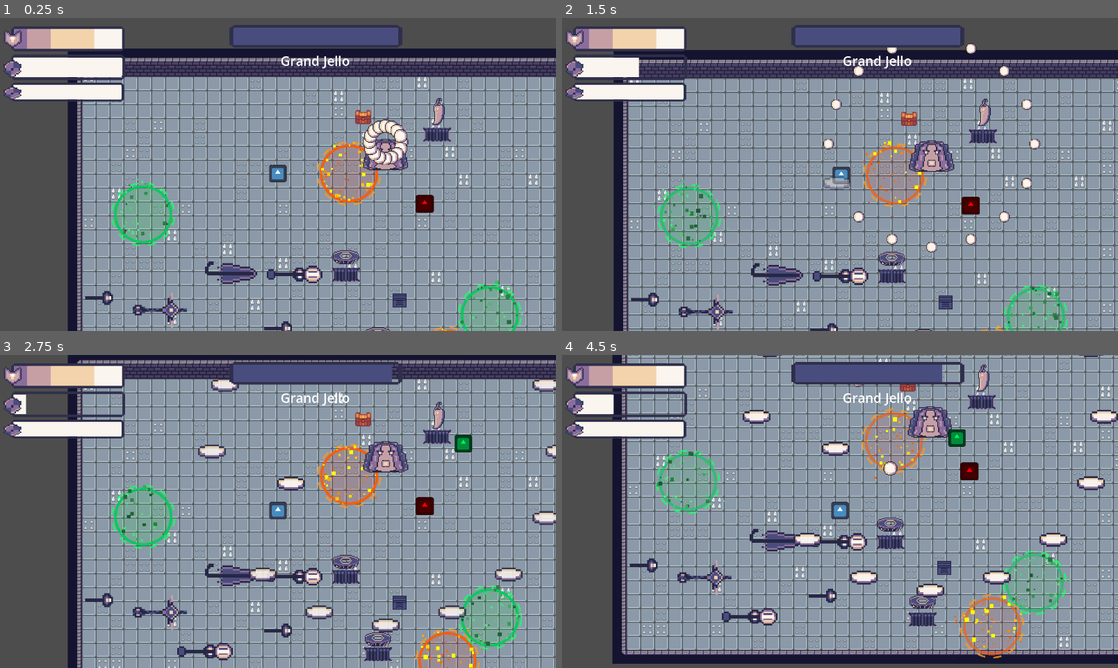
Above: before the commit, frames 1-4 (two rows, left to right).
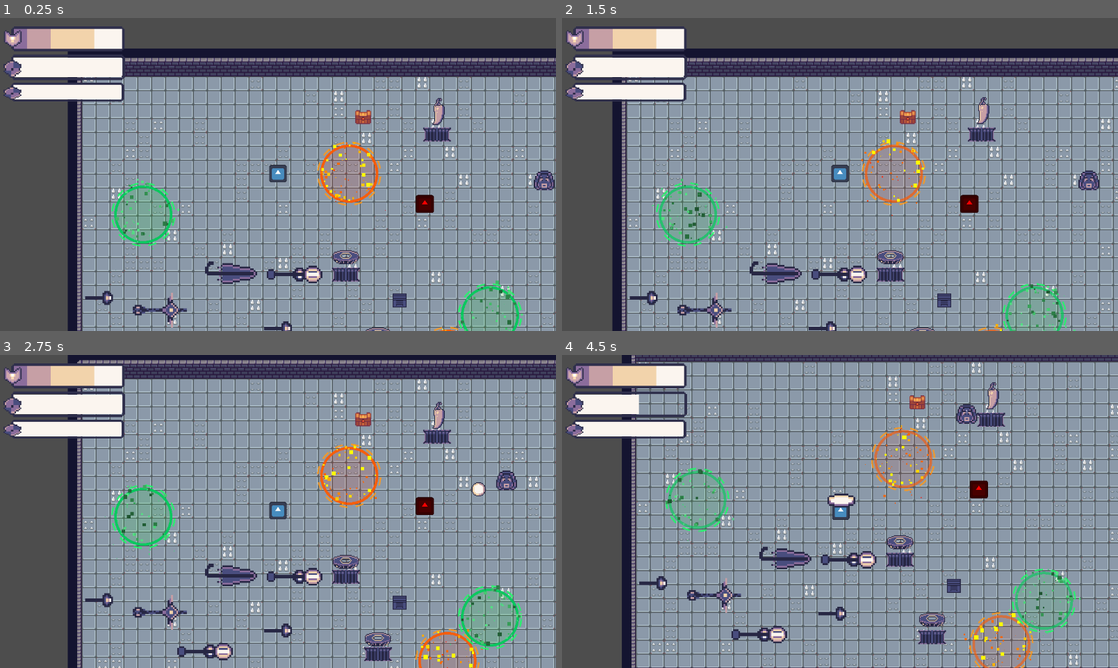
Above: after the commit, the same moments.

Repository: chabsseu/Stauffs-and-Magic
Game: Godot game, scene res://Scenes/Floors/test_world.tscn
Same seed, same stepped clock (60 frames per second), same inputs: the game is played once before the commit and once after it. The engine's default icon, where the game draws it, is replaced by a stand-in: a white triangle on a blue panel in a dark square.
Inputs (mouse positions are in pixels of both pictures, inside the frame that each line leads up to):
- Up to frame 1 (0.25 s): no input
- Up to frame 2 (1.5 s): move the mouse to (962, 158) at 0.52 s; tap A (A) at 0.6 s; tap D (D) at 0.8, 1.35 s; move the mouse to (728, 190) at 1.27 s
- Up to frame 3 (2.75 s): tap S (S) at 1.55, 2.1 s; move the mouse to (333, 442) at 2.02 s; tap A (A) at 2.3 s
- Up to frame 4 (4.5 s): move the mouse to (812, 574) at 2.77 s; tap A (A) at 2.85 s; tap D (D) at 3.05, 3.6 s; move the mouse to (1006, 558) at 3.52 s; tap S (S) at 3.8, 4.35 s; move the mouse to (673, 464) at 4.27 s

The runs differ from the first frame. In frame 1, 4.1% of the frame differs, in the area x 20-100%, y 2-100%; in frame 2, 39%; in frame 3, 6.2%; in frame 4, 52%, in the area x 9-100%, y 0-100%.

Commit message:
added a slime sprite

Diff:
--- a/Scenes/Enemies/slime.tscn
+++ b/Scenes/Enemies/slime.tscn
@@ -1,14 +1,15 @@
 [gd_scene format=3 uid="uid://cb0kyqifl5o74"]
 
-[ext_resource type="Texture2D" uid="uid://ctgav05ifthty" path="res://icon.svg" id="1_c2nj3"]
 [ext_resource type="Script" uid="uid://bxhse0qjf3wow" path="res://Scripts/Enemies/slime.gd" id="1_pm37t"]
 [ext_resource type="PackedScene" uid="uid://cewdwtydlg58v" path="res://Scenes/Enemies/e_bullet.tscn" id="2_4lx4x"]
 [ext_resource type="PackedScene" uid="uid://djc871ia27m0" path="res://Scenes/UI/pop_up_daamge.tscn" id="3_6kvin"]
 [ext_resource type="PackedScene" uid="uid://b0o4iyyp7ovo2" path="res://Scenes/Map/mana_drop.tscn" id="4_hm6tv"]
 [ext_resource type="PackedScene" uid="uid://dw6vigp0l5qhu" path="res://Scenes/Map/coin.tscn" id="5_16kjp"]
 [ext_resource type="PackedScene" uid="uid://cdxjvk5hlsvah" path="res://Scenes/Map/food.tscn" id="6_vvc4l"]
+[ext_resource type="Texture2D" uid="uid://dujek1sve5uhb" path="res://Assets/Enemies/jello/jello.png" id="7_16kjp"]
 
-[sub_resource type="RectangleShape2D" id="RectangleShape2D_pm37t"]
+[sub_resource type="CircleShape2D" id="CircleShape2D_vvc4l"]
+radius = 12.0415945
 
 [sub_resource type="CircleShape2D" id="CircleShape2D_4lx4x"]
 radius = 596.23236
@@ -26,15 +27,15 @@
 food_drop_chance = 0.25
 
 [node name="Sprite2D" type="Sprite2D" parent="." unique_id=1028098174]
-self_modulate = Color(0, 1, 0.32156864, 1)
 position = Vector2(4.7683716e-07, 4.7683716e-07)
-scale = Vector2(0.15624999, 0.15625)
-texture = ExtResource("1_c2nj3")
+scale = Vector2(1.5, 1.5)
+texture = ExtResource("7_16kjp")
 
 [node name="CollisionShape2D" type="CollisionShape2D" parent="." unique_id=1038725802]
-shape = SubResource("RectangleShape2D_pm37t")
+shape = SubResource("CircleShape2D_vvc4l")
 
 [node name="ShootingArea" type="Area2D" parent="." unique_id=713581484]
+visible = false
 
 [node name="CollisionShape2D" type="CollisionShape2D" parent="ShootingArea" unique_id=302685817]
 shape = SubResource("CircleShape2D_4lx4x")
--- a/Scenes/Floors/test_world.tscn
+++ b/Scenes/Floors/test_world.tscn
@@ -13,7 +13,7 @@
 [ext_resource type="PackedScene" uid="uid://dkxxs5v05i6p4" path="res://Scenes/Map/attack_statue.tscn" id="12_m1klf"]
 [ext_resource type="PackedScene" uid="uid://dasja8vhvm4ig" path="res://Scenes/Floors/poison_box.tscn" id="12_ncuxn"]
 [ext_resource type="PackedScene" uid="uid://bibfcnoieqx4k" path="res://Scenes/Floors/firebox.tscn" id="13_m1klf"]
-[ext_resource type="PackedScene" uid="uid://des416ak1l8jm" path="res://Scenes/Enemies/Boss/grand_gello.tscn" id="14_r2tgc"]
+[ext_resource type="PackedScene" uid="uid://cb0kyqifl5o74" path="res://Scenes/Enemies/slime.tscn" id="14_r2tgc"]
 
 [sub_resource type="TileSetAtlasSource" id="TileSetAtlasSource_2yfla"]
 texture = ExtResource("1_3sc00")
@@ -241,5 +241,5 @@
 [node name="Firebox" parent="." unique_id=466292538 instance=ExtResource("13_m1klf")]
 position = Vector2(421, 341)
 
-[node name="GrandGello" parent="." unique_id=1408162063 instance=ExtResource("14_r2tgc")]
-position = Vector2(350, 92)
+[node name="slime" parent="." unique_id=1706528063 instance=ExtResource("14_r2tgc")]
+position = Vector2(531, 134)
Binary file added: Assets/Enemies/jello/jello.png
Not shown, added: Assets/Enemies/jello/jello.png.import
